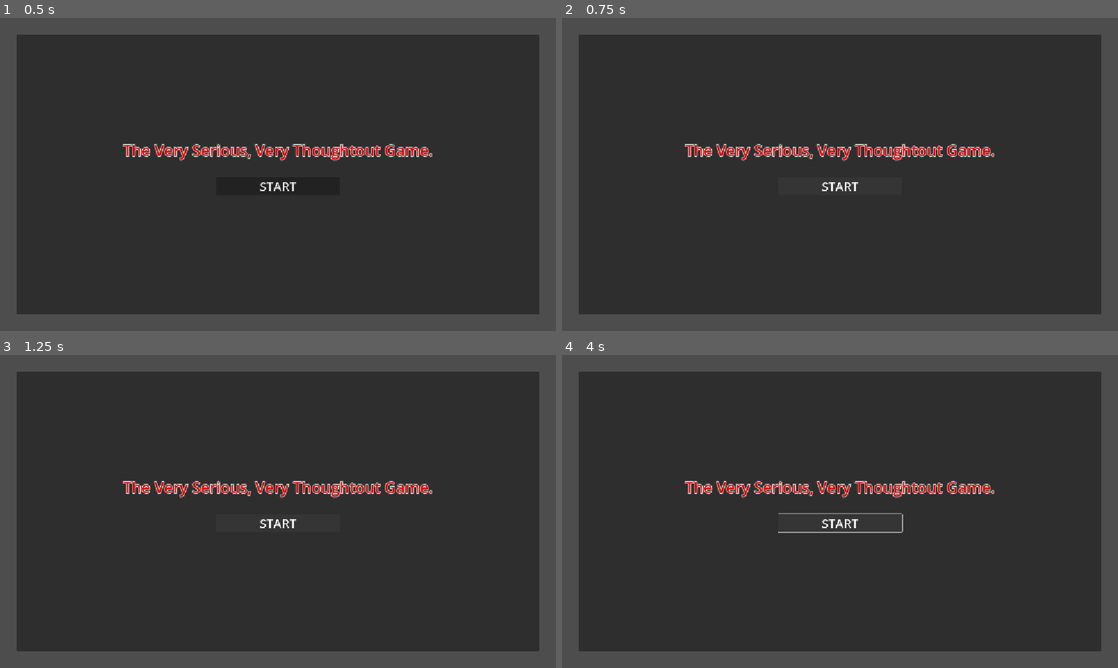
Above: before the commit, frames 1-4 (two rows, left to right).
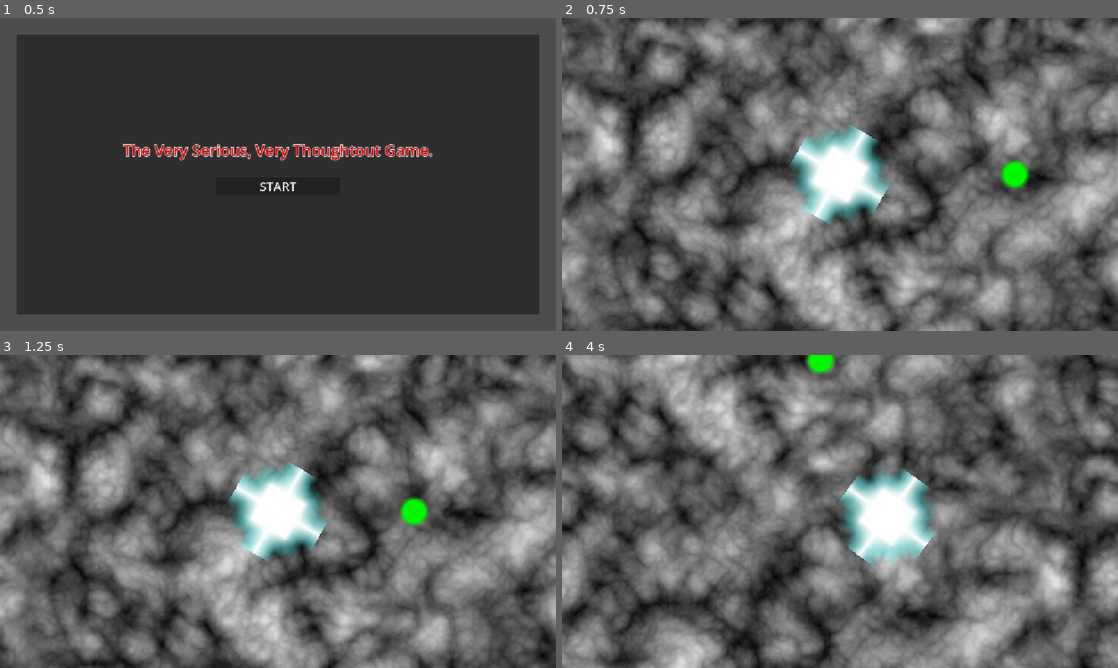
Above: after the commit, the same moments.

Repository: FreeformWave544/Seriously-Juniper
Game: Godot game, scene res://UI/main_menu.tscn
Same seed, same stepped clock (60 frames per second), same inputs: the game is played once before the commit and once after it.
Inputs (mouse positions are in pixels of both pictures, inside the frame that each line leads up to):
- Up to frame 1 (0.5 s): no input
- Up to frame 2 (0.75 s): click "START" at 0.5 s
- Up to frame 3 (1.25 s): no input
- Up to frame 4 (4 s): click (840, 524) at 1.25 s, where only the run before the commit has a clickable "START"; tap Enter (ui_accept) at 2, 2.27, 3.02 s; hold Right (ui_right) 2.03-2.78 s; tap V (AbilitySpin, bound only after the commit) at 2.1, 2.85, 3.8 s; hold Down (ui_down) 2.78-3.53 s; hold Right (ui_right) from 3.53 s (still down); tap Alt at 3.6 s

Frame 1 is identical in both runs. In frame 2, 77% of the frame differs, in the area x 0-100%, y 0-100%; in frame 3, 77%; in frame 4, 77%.

Commit message:
Started on Abilities

Diff:
--- a/Entities/Player/player.gd
+++ b/Entities/Player/player.gd
@@ -8,6 +8,13 @@
 @export var health := 100.0
 const JUMP_VELOCITY = -400.0
 
+@export var abilityList := {
+	"Lazer": {
+		"Rarity": "Common",
+		"Func": lazer()
+	}
+}
+var ability := ""
 var direction := Vector2.ZERO
 func _physics_process(delta: float) -> void:
 	direction = Input.get_vector("ui_left", "ui_right", "ui_up", "ui_down")
@@ -21,10 +28,18 @@
 	if Input.is_action_just_pressed("ui_accept"): base_spin_speed *= 2.0
 	modulate.b = health / max_health * (spin_speed / 200.0)
 	modulate.g = health / max_health * (spin_speed / 200.0)
+	if Input.is_action_just_pressed("AbilitySpin"):
+		for i in range(50):
+			rotation_degrees -= 10.0
+			await get_tree().process_frame
+		ability = abilityList.keys().pick_random()
+		print(ability, " -=- ", abilityList[ability]["Func"])
 	move_and_slide()
 
 func damage(dmg) -> void:
 	health -= dmg
 	spin_speed = lerp(base_spin_speed, 0.0, 1.0 - health / max_health)
-	print(1.0 - health / max_health)
 	if spin_speed <= 0.0: get_tree().reload_current_scene()
+
+func lazer(time := 5.0):
+	return time
--- a/UI/main_menu.gd
+++ b/UI/main_menu.gd
@@ -1 +1,4 @@
 extends Control
+
+func _on_start_pressed() -> void:
+	get_tree().change_scene_to_file("res://Levels/main.tscn")
--- a/UI/main_menu.tscn
+++ b/UI/main_menu.tscn
@@ -62,3 +62,5 @@
 offset_transform_visual_only = false
 theme_override_font_sizes/font_size = 64
 text = "START"
+
+[connection signal="pressed" from="Panel/CenterContainer/VBoxContainer/VBoxContainer/Start" to="." method="_on_start_pressed"]
--- a/project.godot
+++ b/project.godot
@@ -24,6 +24,51 @@
 
 enabled=PackedStringArray("res://addons/godot_super-wakatime/plugin.cfg")
 
+[input]
+
+ui_left={
+"deadzone": 0.5,
+"events": [Object(InputEventKey,"resource_local_to_scene":false,"resource_name":"","device":16,"window_id":0,"alt_pressed":false,"shift_pressed":false,"ctrl_pressed":false,"meta_pressed":false,"pressed":false,"keycode":4194319,"physical_keycode":0,"key_label":0,"unicode":0,"location":0,"echo":false,"script":null)
+, Object(InputEventJoypadButton,"resource_local_to_scene":false,"resource_name":"","device":-1,"button_index":13,"pressure":0.0,"pressed":false,"script":null)
+, Object(InputEventJoypadMotion,"resource_local_to_scene":false,"resource_name":"","device":-1,"axis":0,"axis_value":-1.0,"script":null)
+, Object(InputEventKey,"resource_local_to_scene":false,"resource_name":"","device":-1,"window_id":0,"alt_pressed":false,"shift_pressed":false,"ctrl_pressed":false,"meta_pressed":false,"pressed":false,"keycode":0,"physical_keycode":65,"key_label":0,"unicode":97,"location":0,"echo":false,"script":null)
+]
+}
+ui_right={
+"deadzone": 0.5,
+"events": [Object(InputEventKey,"resource_local_to_scene":false,"resource_name":"","device":16,"window_id":0,"alt_pressed":false,"shift_pressed":false,"ctrl_pressed":false,"meta_pressed":false,"pressed":false,"keycode":4194321,"physical_keycode":0,"key_label":0,"unicode":0,"location":0,"echo":false,"script":null)
+, Object(InputEventJoypadButton,"resource_local_to_scene":false,"resource_name":"","device":-1,"button_index":14,"pressure":0.0,"pressed":false,"script":null)
+, Object(InputEventJoypadMotion,"resource_local_to_scene":false,"resource_name":"","device":-1,"axis":0,"axis_value":1.0,"script":null)
+, Object(InputEventKey,"resource_local_to_scene":false,"resource_name":"","device":-1,"window_id":0,"alt_pressed":false,"shift_pressed":false,"ctrl_pressed":false,"meta_pressed":false,"pressed":false,"keycode":0,"physical_keycode":68,"key_label":0,"unicode":100,"location":0,"echo":false,"script":null)
+]
+}
+ui_up={
+"deadzone": 0.5,
+"events": [Object(InputEventKey,"resource_local_to_scene":false,"resource_name":"","device":16,"window_id":0,"alt_pressed":false,"shift_pressed":false,"ctrl_pressed":false,"meta_pressed":false,"pressed":false,"keycode":4194320,"physical_keycode":0,"key_label":0,"unicode":0,"location":0,"echo":false,"script":null)
+, Object(InputEventJoypadButton,"resource_local_to_scene":false,"resource_name":"","device":-1,"button_index":11,"pressure":0.0,"pressed":false,"script":null)
+, Object(InputEventJoypadMotion,"resource_local_to_scene":false,"resource_name":"","device":-1,"axis":1,"axis_value":-1.0,"script":null)
+, Object(InputEventKey,"resource_local_to_scene":false,"resource_name":"","device":-1,"window_id":0,"alt_pressed":false,"shift_pressed":false,"ctrl_pressed":false,"meta_pressed":false,"pressed":false,"keycode":0,"physical_keycode":87,"key_label":0,"unicode":119,"location":0,"echo":false,"script":null)
+]
+}
+ui_down={
+"deadzone": 0.5,
+"events": [Object(InputEventKey,"resource_local_to_scene":false,"resource_name":"","device":16,"window_id":0,"alt_pressed":false,"shift_pressed":false,"ctrl_pressed":false,"meta_pressed":false,"pressed":false,"keycode":4194322,"physical_keycode":0,"key_label":0,"unicode":0,"location":0,"echo":false,"script":null)
+, Object(InputEventJoypadButton,"resource_local_to_scene":false,"resource_name":"","device":-1,"button_index":12,"pressure":0.0,"pressed":false,"script":null)
+, Object(InputEventJoypadMotion,"resource_local_to_scene":false,"resource_name":"","device":-1,"axis":1,"axis_value":1.0,"script":null)
+, Object(InputEventKey,"resource_local_to_scene":false,"resource_name":"","device":-1,"window_id":0,"alt_pressed":false,"shift_pressed":false,"ctrl_pressed":false,"meta_pressed":false,"pressed":false,"keycode":0,"physical_keycode":83,"key_label":0,"unicode":115,"location":0,"echo":false,"script":null)
+]
+}
+AbilityUse={
+"deadzone": 0.2,
+"events": [Object(InputEventKey,"resource_local_to_scene":false,"resource_name":"","device":-1,"window_id":0,"alt_pressed":false,"shift_pressed":false,"ctrl_pressed":false,"meta_pressed":false,"pressed":false,"keycode":0,"physical_keycode":69,"key_label":0,"unicode":101,"location":0,"echo":false,"script":null)
+]
+}
+AbilitySpin={
+"deadzone": 0.2,
+"events": [Object(InputEventKey,"resource_local_to_scene":false,"resource_name":"","device":-1,"window_id":0,"alt_pressed":false,"shift_pressed":false,"ctrl_pressed":false,"meta_pressed":false,"pressed":false,"keycode":0,"physical_keycode":86,"key_label":0,"unicode":118,"location":0,"echo":false,"script":null)
+]
+}
+
 [layer_names]
 
 2d_physics/layer_1="Player"
